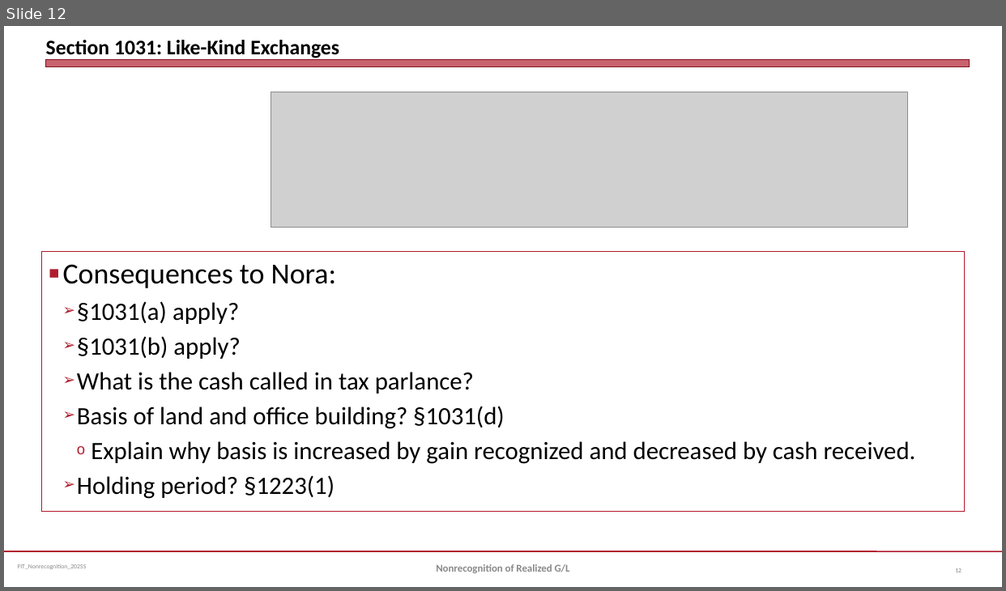
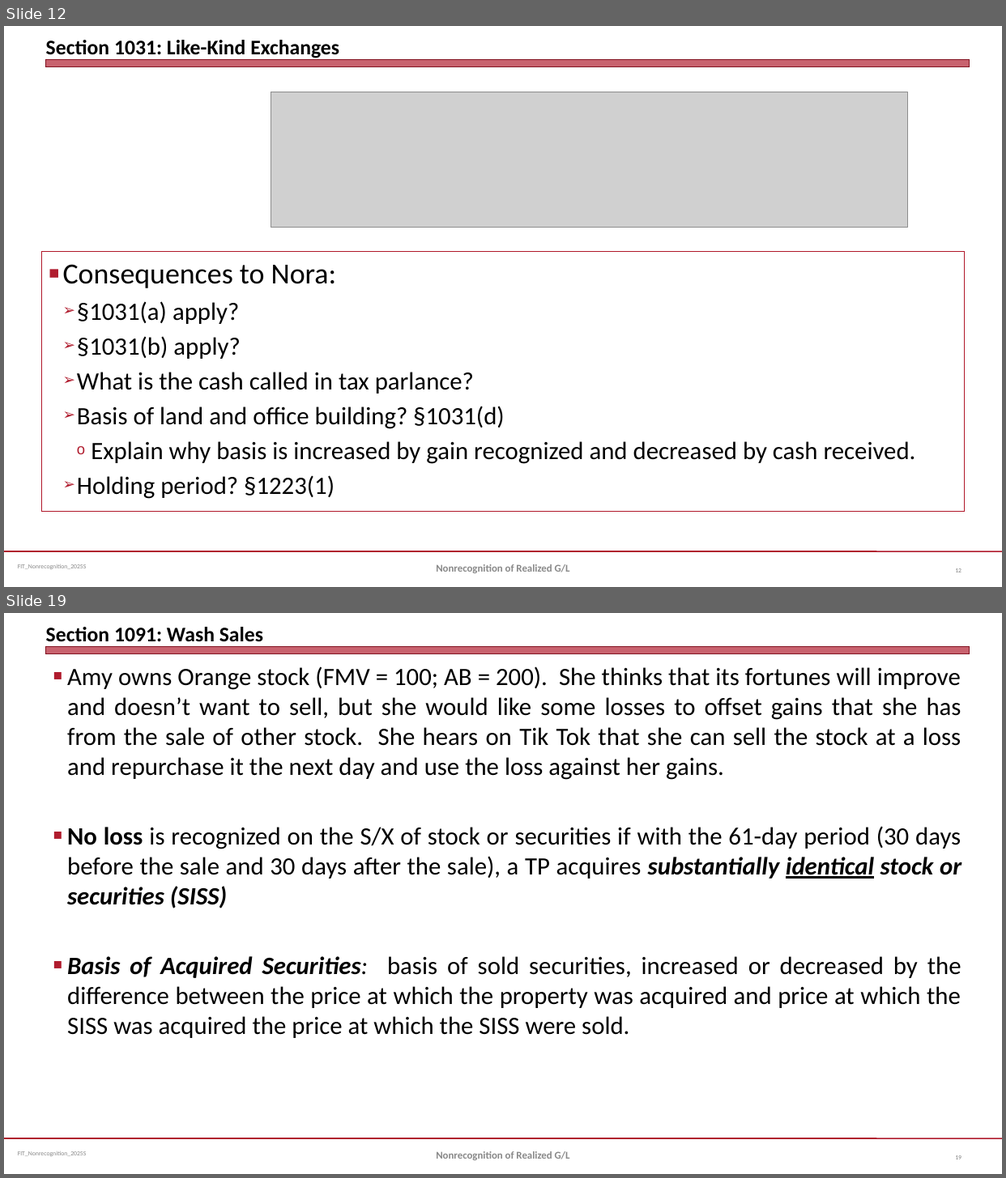
Before and after one commit to jmc877/Fed-Income-Tax, a slide deck: slides/FIT_NonrecognitionGL_2025S.pptx. Shown one above the other, each under a label of ours: slide 12 before the commit, slides 12 and 19 after it; the slides between them are not shown. The pictures are 1006x591 and 1006x1178 pixels, drawn with LibreOffice and Linux fonts; fonts in the diff are those of the drawing; grey boxes stand for pictures. Boxes give left, top, right and bottom in pixels: in the first picture for what was removed or moved away, otherwise in the second. Text is boxed around its words. In the diff, an @@ line names an element or a change of style, - is before the commit and + after.

```diff
--- a/slides/FIT_NonrecognitionGL_2025S.pptx
+++ b/slides/FIT_NonrecognitionGL_2025S.pptx
@@ slide 19 added at [4, 613, 1002, 1174], background #FFFFFF; not listed: 3 template elements that a slide beside it also shows @@
@@ title added at [46, 627, 263, 642], 20 pt, text #000000, bold @@
+Section 1091: Wash Sales
@@ text added at [67, 666, 961, 1038], 24 pt, text #000000 @@
+■ Amy owns Orange stock (FMV = 100; AB = 200). She thinks that its fortunes will improve and doesn’t want to sell, but she would like some losses to offset gains that she has from the sale of other stock. She hears on Tik Tok that she can sell the stock at a loss and repurchase it the next day and use the loss against her gains.
+■ No loss is recognized on the S/X of stock or securities if with the 61-day period (30 days before the sale and 30 days after the sale), a TP acquires substantially identical stock or securities (SISS)
+■ Basis of Acquired Securities: basis of sold securities, increased or decreased by the difference between the price at which the property was acquired and price at which the SISS was acquired the price at which the SISS were sold.
@@ text added at [436, 1152, 570, 1161], 10 pt, text #898989, bold @@
+Nonrecognition of Realized G/L
@@ page number added at [955, 1156, 961, 1160], 6 pt, text #808080 @@
+19
```
Also in this commit, not shown: 2 slides changed, 5 other slides added, 1 other file.
